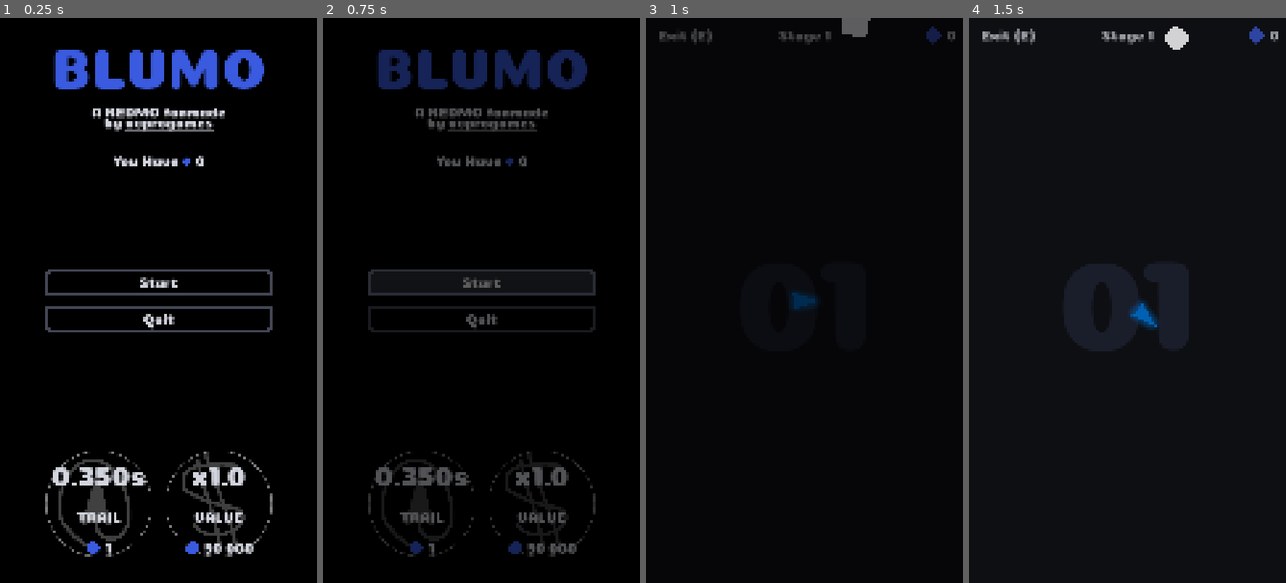
Above: before the commit, frames 1-4 (left to right).
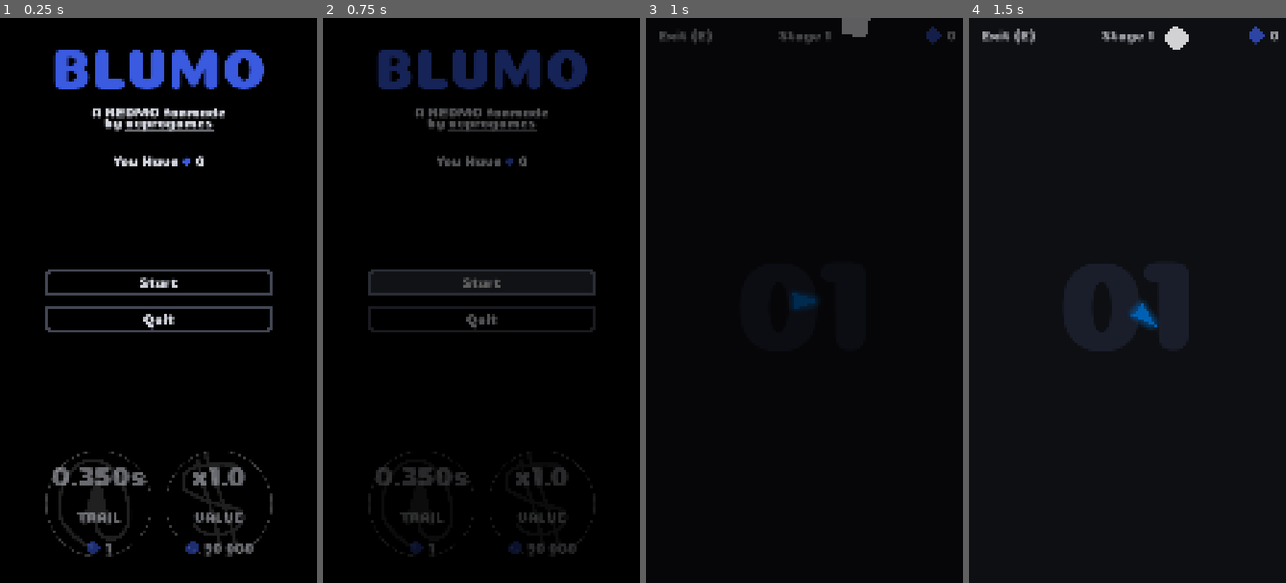
Above: after the commit, the same moments.

Repository: veprogames/blumo
Game: Godot game, scene res://main_menu/main_menu.tscn
Two runs of this game, one before a commit and one after it. Both use one fixed random seed, a clock stepped at 60 frames per second and the inputs below.
Inputs (mouse positions are in pixels of both pictures, inside the frame that each line leads up to):
- Up to frame 1 (0.25 s): no input
- Up to frame 2 (0.75 s): click "Start" at 0.5 s
- Up to frame 3 (1 s): no input
- Up to frame 4 (1.5 s): move the mouse to (1143, 300) at 1.27 s

The runs differ from the first frame. In frame 1, 3.3% of the frame differs, in the area x 14-86%, y 76-96%; in frame 2, 1.5%; in frame 3, nothing differs; in frame 4, nothing differs.

Commit message:
change how upgrade assignment in UpgradeButton works, UpgradeButton UI Tweaks

Diff:
--- a/main_menu/main_menu.gd
+++ b/main_menu/main_menu.gd
@@ -2,10 +2,15 @@
 extends Node2D
 
 @onready var currency_counter: CurrencyCounter = $CanvasLayer/VBoxContainer/HBoxContainer/CurrencyCounter
+@onready var upgrade_button_trail: UpgradeButton = %UpgradeButtonTrail
+@onready var upgrade_button_value: UpgradeButton = %UpgradeButtonValue
 
 var LevelScene: PackedScene = preload("res://level/level.tscn")
 
 func _ready() -> void:
+	upgrade_button_trail.upgrade = preload("res://global/upgrades/trail_length.tres")
+	upgrade_button_value.upgrade = preload("res://global/upgrades/edible_value.tres")
+
 	update_ui()
 
 	Global.save.score_changed.connect(_on_score_changed)
--- a/main_menu/main_menu.tscn
+++ b/main_menu/main_menu.tscn
@@ -76,15 +76,15 @@
 theme_override_constants/separation = 48
 alignment = 1
 
-[node name="UpgradeButton" parent="CanvasLayer/HBoxContainerUpgrades" instance=ExtResource("4_7rp64")]
+[node name="UpgradeButtonTrail" parent="CanvasLayer/HBoxContainerUpgrades" instance=ExtResource("4_7rp64")]
+unique_name_in_owner = true
 layout_mode = 2
-property = "upgrade_trail_length"
 icon = ExtResource("5_4emt7")
 effect_text = "trail"
 
-[node name="UpgradeButton2" parent="CanvasLayer/HBoxContainerUpgrades" instance=ExtResource("4_7rp64")]
+[node name="UpgradeButtonValue" parent="CanvasLayer/HBoxContainerUpgrades" instance=ExtResource("4_7rp64")]
+unique_name_in_owner = true
 layout_mode = 2
-property = "upgrade_edible_value"
 icon = ExtResource("6_hso4n")
 effect_text = "value"
 
--- a/upgrade/upgrade_button.gd
+++ b/upgrade/upgrade_button.gd
@@ -6,33 +6,36 @@
 @onready var label_effect: Label = $LabelEffect
 @onready var label_effect_title: Label = $LabelEffectTitle
 
-@export_enum("upgrade_trail_length", "upgrade_edible_value") var property: String
-
 @export var icon: Texture2D
 @export var effect_text: String
 
-var upgrade: Upgrade
+var upgrade: Upgrade:
+	set(upg):
+		if not is_node_ready():
+			await ready
 
-func _ready() -> void:
-	upgrade = get_upgrade()
+		if upgrade != null:
+			upgrade.leveled_up.disconnect(update_ui)
 
-	if upgrade != null:
+		upgrade = upg
 		upgrade.leveled_up.connect(update_ui)
 		label_effect_title.text = effect_text
 		button_buy.texture_normal = icon
 		button_buy.texture_hover = icon
 		button_buy.texture_pressed = icon
 
-	update_ui()
-
-func get_upgrade() -> Variant:
-	return Global.save.get(property)
+		update_ui()
 
 func update_ui() -> void:
 	if upgrade != null:
 		label_effect.text = upgrade.get_effect_display()
 		currency_cost.value = upgrade.get_current_price()
 
+		var can_buy: bool = upgrade.can_buy_with(Global.save.score)
+		modulate = Color(1, 1, 1, 1.0 if can_buy else 0.5)
+		button_buy.mouse_default_cursor_shape = Control.CURSOR_POINTING_HAND if can_buy else Control.CURSOR_FORBIDDEN
+
+
 func _on_button_buy_pressed() -> void:
 	var to_deduct: Variant = upgrade.try_buy(Global.save.score)
 	if to_deduct != null:
